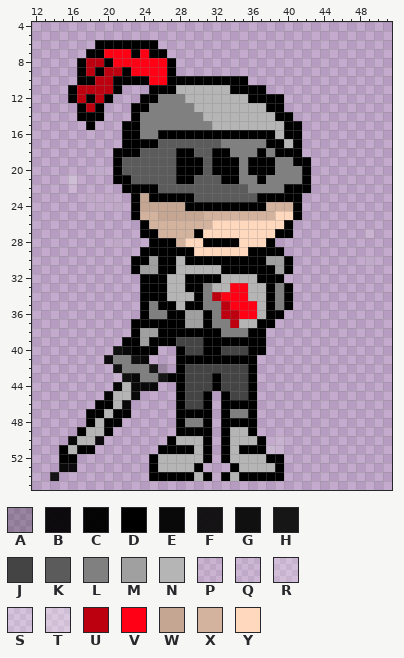
One commit to this pixel-art sprite: Resources/imgs/knight2t.png. The picture above was drawn from the file before the commit.
The file is 64x64 pixels. Pixels under 10% opacity are left out. Colours within 5 levels of each other are drawn and written as one. Shown: x 12..51, y 4..55.
Palette (. is transparent): A #00000037  B #000000ee  C #000000f8  D #000000  E #090909  F #0c0c0cf3  G #101010  H #161616  J #444444  K #5b5b5b  L #808080  M #a0a0a0  N #b5b5b5  P #ffffff1b  Q #ffffff24  R #ffffff3c  S #ffffff44  T #ffffff59  U #bc000f  V #ff0015  W #c4a693  X #d3b39e  Y #ffd8be
Now the later version:
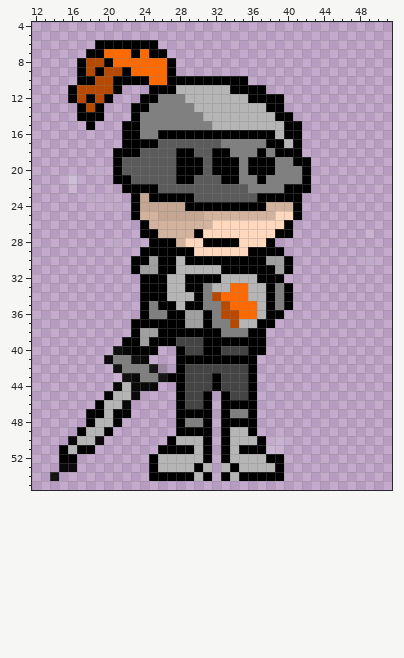
The exact change:
{"colour":"U","old":"#bc000f","new":"#b74900"}
{"colour":"V","old":"#ff0015","new":"#ff6a00"}
{"y":46,"x":20,"old":"D","new":"N"}
{"y":48,"x":20,"old":"D","new":"N"}
{"y":53,"x":31,"old":".","new":"N"}
{"y":53,"x":33,"old":".","new":"N"}
{"label":"changed","picture_box":[77,49,167,112]}
{"label":"changed","picture_box":[212,283,257,328]}
{"label":"changed","picture_box":[104,400,113,427]}
{"label":"added","picture_box":[203,463,230,472]}
